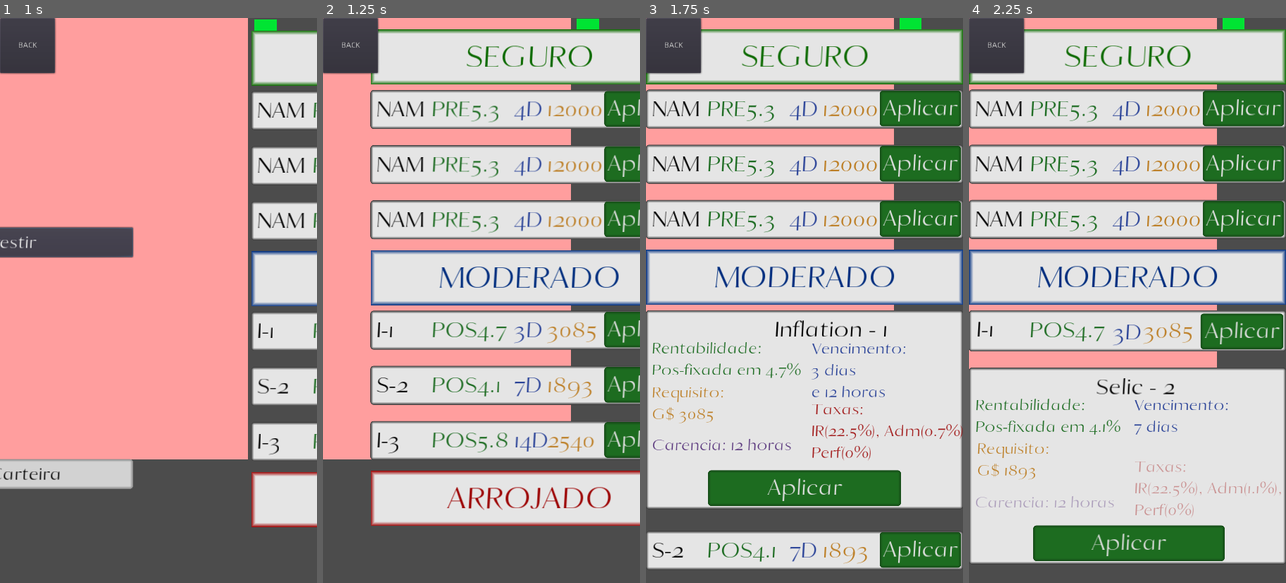
Above: before the commit, frames 1-4 (left to right).
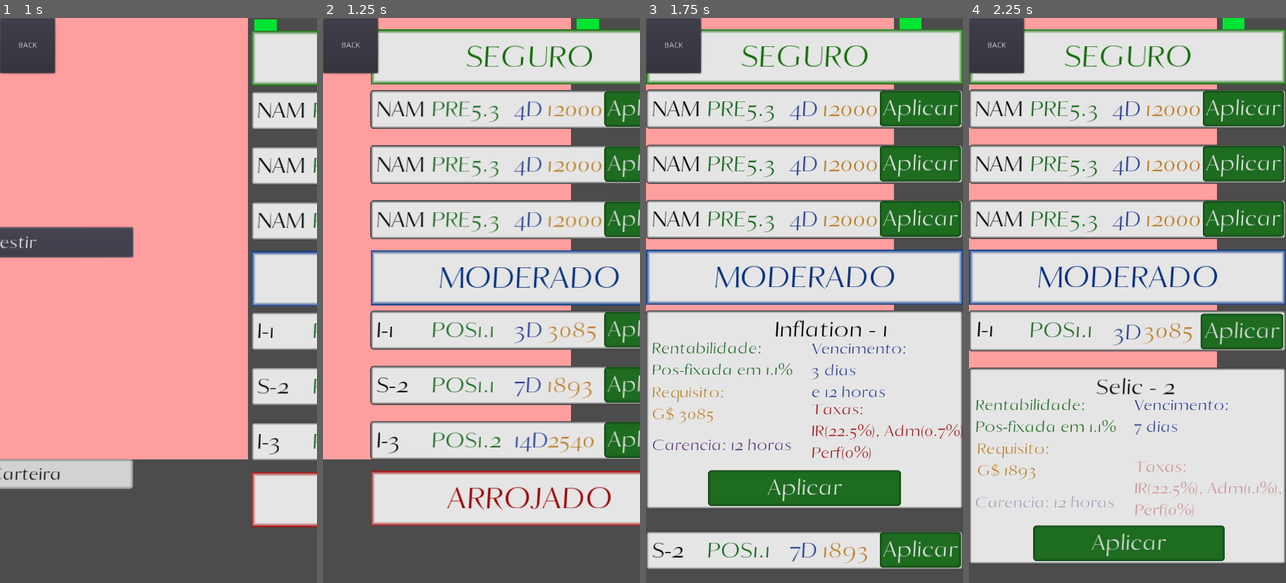
Above: after the commit, the same moments.

Repository: AndreMoukarzel/Grana-Preta
Game: Godot game, scene res://broker/Broker.tscn
Two runs of this game, one before a commit and one after it. Both use one fixed random seed, a clock stepped at 60 frames per second and the inputs below. This scene is started directly instead of the project's main scene.
Inputs:
- Up to frame 1 (1 s): click "Investir" at 0.5 s
- Up to frame 2 (1.25 s): no input
- Up to frame 3 (1.75 s): click "I-1" at 1.25 s
- Up to frame 4 (2.25 s): click "S-2" at 2 s

Frame 1 is identical in both runs. In frame 2, 0.2% of the frame differs, in the area x 48-59%, y 54-77%; in frame 3, 0.2%; in frame 4, 0.2%.
Error in both runs: Invalid get index '99' (on base: 'Array'). (res://broker/bond/BondGenerator.gd:37)

Commit message:
Add bonus safe and moderate bonds based on min_time
Closes #20
Closes #22

Diff:
--- a/broker/bond/BondGenerator.gd
+++ b/broker/bond/BondGenerator.gd
@@ -36,7 +36,7 @@
 	for i in range(expiration[0]): # Calculate index tendencies
 		avg += index[99 - i] - index[98 - i]
 	avg /= expiration[0]
-	rentability = index[99] + avg + rand_range(-2.0, 2.0)
+	rentability = index[99] + avg + rand_range(-2.0, 2.0) + ((min_time[0] * 24) + min_time[1]) * 0.1
 	Bond.setup(bond_name, rentability, "Pre-fixada", expiration, min_investment, min_time, taxes, OS.get_datetime())
 
 
@@ -47,7 +47,7 @@
 	var min_time = [round(rand_range(0, 1.8)), (1 + randi() % 4) * 4]
 	var expiration = [min_time[0] + 2 + randi() % 12, min_time[1] + (randi() % 6) * 4]
 	var taxes = [22.5, rand_range(0.0, 2.5), 0] # IR, Adm, Performance
-	var rentability = rand_range(0.5, 6.0)
+	var rentability = rand_range(0.8, 1.10) + ((min_time[0] * 24) + min_time[1]) * 0.005
 
 	if expiration[1] > 23: # Correct expiration
 		expiration[1] -= 24
